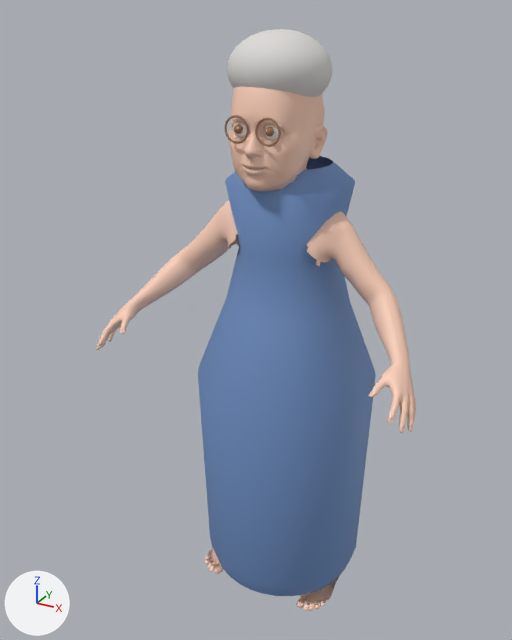
The glTF model public/chancla-duty/cc0/cast/abuela-lod0.glb, before and after one commit.
Camera for both pictures: a 50 mm lens placed at (0.816, -1.67, 1.671), pointed at (-0.077, -0.046, 0.859). Arrows for +X, +Y and +Z are at lower left; the lights stay in place. The older version comes first. Vertices at exactly the same position are counted once.

The first picture shows 'abuela', 'abuela-dress', 'eye-white-L', 'eye-white-R', 'glass-L', 'glass-R', 'hair-cap', 'lid-L', 'lid-R' and 2 more.
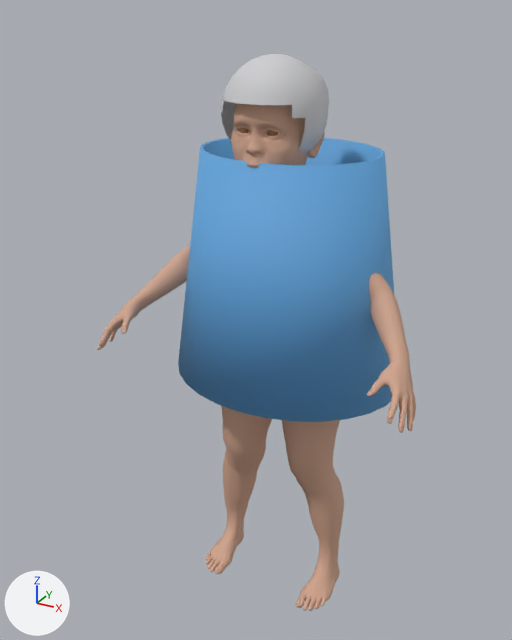
Patch to the scene script:
```diff
--- a/public/chancla-duty/cc0/cast/abuela-lod0.glb.py
+++ b/public/chancla-duty/cc0/cast/abuela-lod0.glb.py
@@ mat_abuela_skin @@
 mat_abuela_skin = principled_material('abuela-skin')
-mat_abuela_skin.base_color = (0.96, 0.62, 0.48)  # beige #faceb8
+mat_abuela_skin.base_color = (0.64, 0.38, 0.27)  # beige #d1a68e
 mat_abuela_skin.roughness = 0.52
@@ mat_abuela_dress @@
 n0 = _N.new('ShaderNodeBsdfPrincipled'); n0.name = 'Principled BSDF'
-n0.inputs[0].default_value = (0.16, 0.28, 0.55, 1.0)  # 'Base Color', blue #6f90c4
-n0.inputs[2].default_value = 0.62  # 'Roughness'
+n0.inputs[2].default_value = 0.68  # 'Roughness'
 n1 = _N.new('ShaderNodeOutputMaterial'); n1.name = 'Material Output'
+n2 = _N.new('ShaderNodeMix'); n2.name = 'Mix'
+n2.data_type = 'RGBA'
+n2.blend_type = 'MULTIPLY'
+n2.inputs[0].default_value = 1.0  # 'Factor'
+n2.inputs[7].default_value = (0.12, 0.38, 0.72, 1.0)  # 'B', blue #61a6dd
+n3 = _N.new('ShaderNodeVertexColor'); n3.name = 'Color Attribute'
 _L.new(n0.outputs[0], n1.inputs[0])  # 'BSDF' to 'Surface'
+_L.new(n2.outputs[2], n0.inputs[0])  # 'Result' to 'Base Color'
+_L.new(n3.outputs[0], n2.inputs[6])  # 'Color' to 'A'
@@ me_base_002 @@
-me_base_002.from_pydata(...)  # 10336 vertices, 20284 faces; spans x -0.46..0.46, y -0.33..0.04, z 0.0..1.57
+me_base_002.from_pydata(...)  # 13380 vertices, 26756 faces; spans x -0.46..0.46, y -0.33..0.09, z 0.0..1.56
+# me_base_002 part 1: 1387 vertices moved within x -0.46..0.46, y -0.32..0.02, z 0.0..1.51; 3823 vertices removed from x -0.46..0.46, y -0.33..0.04, z 0.0..1.57; 6867 vertices added at x -0.46..0.46, y -0.33..0.09, z 0.0..1.56
 me_base_002.materials.append(mat_abuela_skin)
@@ ob_abuela_dress @@
-ob_abuela_dress = bpy.data.objects.new('abuela-dress', me_abuela_dress)
@@ ob_eye_white_l @@
-ob_eye_white_l = bpy.data.objects.new('eye-white-L', me_sphere_022)
@@ ob_eye_white_r @@
-ob_eye_white_r = bpy.data.objects.new('eye-white-R', me_sphere_027)
@@ ob_glass_l @@
-ob_glass_l = bpy.data.objects.new('glass-L', me_torus)
@@ ob_glass_r @@
-ob_glass_r = bpy.data.objects.new('glass-R', me_torus_001)
@@ ob_hair_cap @@
-ob_hair_cap = bpy.data.objects.new('hair-cap', me_sphere_032)
@@ ob_hair_back @@
+ob_hair_back = bpy.data.objects.new('hair-back', me_sphere_051)  # a UV sphere (16 segments, 10 rings, poles along z) spanning x -0.095..0.095, y -0.096..0.094, z 1.364..1.554; in mat_abuela_hair (light grey #ceced1)
+ob_hair_back.location = (0.0, 0.0, 0.0)
@@ ob_hair @@
+ob_hair = bpy.data.objects.new('hair', me_sphere_050)  # 283 vertices, 536 faces; spans x -0.13..0.13, y -0.218..0.039, z 1.314..1.574; in mat_abuela_hair (light grey #ceced1)
+ob_hair.location = (0.0, 0.0, 0.0)
@@ ob_dress @@
+ob_dress = bpy.data.objects.new('dress', me_cylinder_008)  # 112 vertices, 224 faces; spans x -0.335..0.335, y -0.276..0.276, z 0.698..1.339
+ob_dress.location = (0.0, 0.0, 0.0)
```

Location of each change, [x1, y1, x2, y2] in pixels of the pictures (512 x 640 px):
'abuela-dress', deleted (blue)
    before: [198, 156, 376, 596]
'dress', added (blue)
    after: [178, 138, 394, 422]
'abuela', recoloured, reshaped
    before: [96, 86, 416, 611]
    after: [97, 103, 416, 611]
'hair', added
    after: [221, 54, 328, 153]
'hair-cap', deleted
    before: [227, 29, 332, 97]
'glass-L', deleted
    before: [255, 117, 281, 147]
'glass-R', deleted
    before: [224, 115, 249, 144]
'hair-back', added (mostly hidden)
    after: [306, 64, 329, 106]
'eye-white-L', deleted
    before: [264, 126, 278, 140]
'eye-white-R', deleted
    before: [233, 123, 247, 137]
'lid-L', recoloured
    both: [264, 124, 282, 129]
'lid-R', recoloured
    both: [231, 121, 246, 126]
